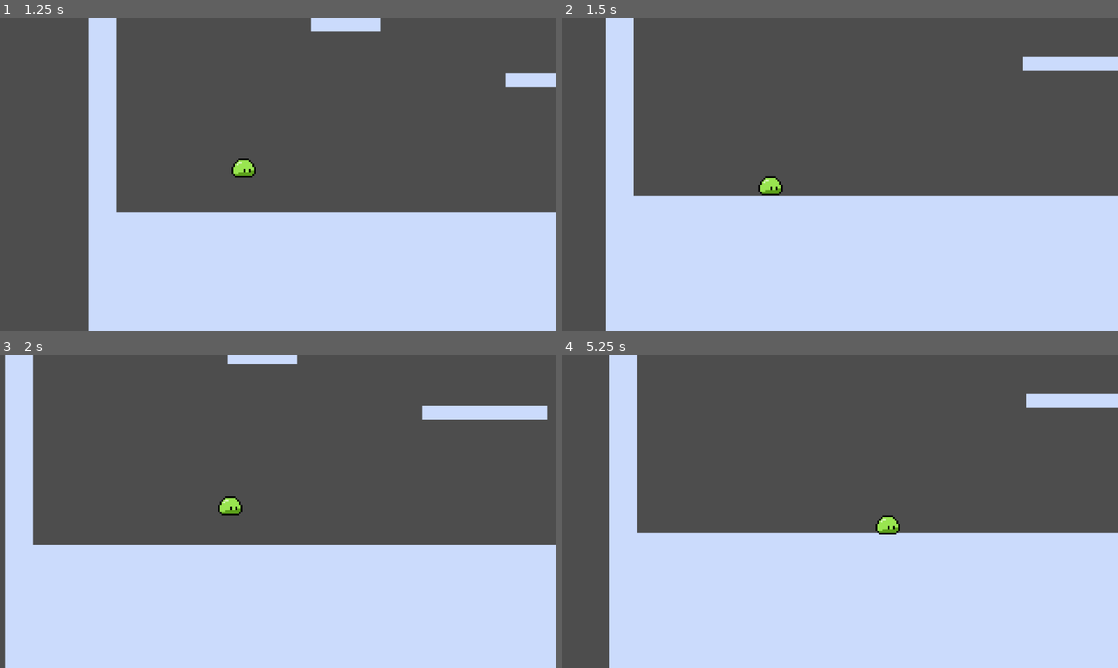
Above: before the commit, frames 1-4 (two rows, left to right).
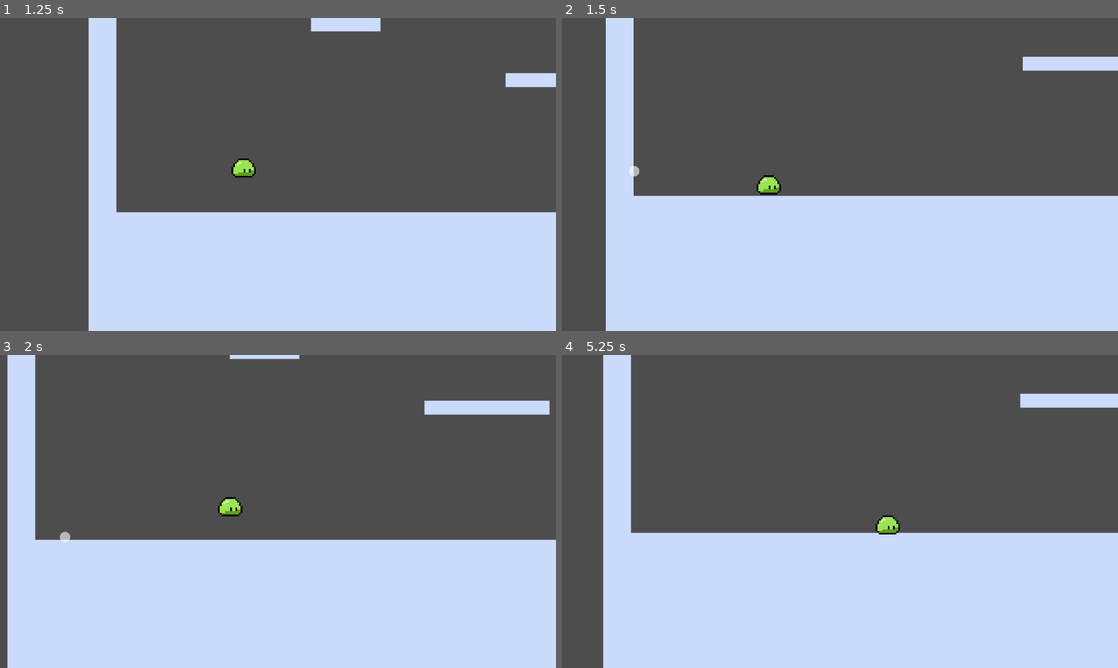
Above: after the commit, the same moments.

Repository: jordanguyent/slick_slime
Game: Godot game, scene res://scenes/levels/level_1.tscn
The game is run twice, just before and just after one commit, with the same random seed, the same clock (stepped at 60 frames per second) and the same inputs.
Inputs (mouse positions are in pixels of both pictures, inside the frame that each line leads up to):
- Up to frame 1 (1.25 s): move the mouse to (400, 158) at 0.52 s; hold D (player_right) from 0.53 s (still down); click (400, 158) at 0.6 s; tap Space (player_jump) at 0.77 s
- Up to frame 2 (1.5 s): keep holding D (player_right); move the mouse to (728, 190) at 1.27 s; click (728, 190) at 1.35 s
- Up to frame 3 (2 s): keep holding D (player_right); tap Space (player_jump) at 1.52 s
- Up to frame 4 (5.25 s): move the mouse to (895, 442) at 2.02 s; release D (player_right) at 2.03 s; hold A (player_left) 2.03-2.78 s; click (895, 442) at 2.1 s; move the mouse to (812, 574) at 2.77 s; hold D (player_right) 2.78-4.28 s; click (812, 574) at 2.85 s; tap Space (player_jump) at 3.02, 3.77, 4.52 s; move the mouse to (1006, 558) at 3.52 s; click (1006, 558) at 3.6 s; move the mouse to (673, 464) at 4.27 s; hold A (player_left) 4.28-5.03 s; click (673, 464) at 4.35 s; move the mouse to (867, 511) at 5.02 s; hold D (player_right) from 5.03 s (still down); click (867, 511) at 5.1 s

Frame 1 is identical in both runs. In frame 2, 0.2% of the frame differs, in the area x 12-40%, y 47-57%; in frame 3, 3.6%, in the area x 0-100%, y 0-100%; in frame 4, 1.8%.

Commit message:
Add grapple count and updated visuals

Diff:
--- a/entities/player/player.gd
+++ b/entities/player/player.gd
@@ -12,9 +12,10 @@
 @export var COYOTE_DURATION: float = 0.15 # Duration in seconds
 
 @export_group("Grapple Settings")
-@export var GRAPPLE_SPEED: float = 200.0
+@export var GRAPPLE_SPEED: float = 225.0
 @export var GRAPPLE_ACCEL: float = 2500.0
 @export var GRAPPLE_RANGE: float = 100.0
+@export var GRAPPLE_COUNT: int = 1
 @onready var grapple_cast: RayCast2D = $GrappleCast # Make sure to add this node!
 @onready var state_machine = $PlayerState
 
@@ -25,8 +26,12 @@
 var jump_buffer_timer: float = 0
 var coyote_timer: SceneTreeTimer = null
 
+var preview_point = null
+var active_grapple_point = null
+
 func _physics_process(delta: float) -> void:
 	_handle_jump_buffer(delta)
+	_update_grapple_preview()
 	_handle_grapple_input()
 
 
@@ -37,14 +42,39 @@
 	if Input.is_action_just_pressed("player_jump"):
 		jump_buffer_timer = JUMP_BUFFER_TIME
 
+func _update_grapple_preview() -> void:
+	var mouse_pos = get_local_mouse_position()
+	var dir_to_mouse = mouse_pos.normalized()
+
+	grapple_cast.target_position = dir_to_mouse * GRAPPLE_RANGE
+	grapple_cast.force_raycast_update()
+
+	if grapple_cast.is_colliding():
+		preview_point = grapple_cast.get_collision_point()
+	else:
+		preview_point = null
+
+	queue_redraw()
+
 func _handle_grapple_input() -> void:
-	if Input.is_action_just_pressed("player_grapple"):
-		var mouse_pos = get_local_mouse_position()
-		var dir_to_mouse = mouse_pos.normalized()
-
-		grapple_cast.target_position = dir_to_mouse * GRAPPLE_RANGE
-		grapple_cast.force_raycast_update()
-
+	if Input.is_action_just_pressed("player_grapple") and GRAPPLE_COUNT > 0:
 		if grapple_cast.is_colliding():
 			var point = grapple_cast.get_collision_point()
+			GRAPPLE_COUNT -= 1
 			state_machine.transition_to("GrappleState", {"point": point})
+
+func _draw() -> void:
+	# 1. Reset the coordinate system so we draw in "World Space"
+	# This detaches the drawing from the player's jittery movement
+	draw_set_transform(-global_position, 0, Vector2.ONE)
+
+	# 2. Draw the Preview (when aiming)
+	if preview_point != null and active_grapple_point == null:
+		draw_circle(preview_point, 3.0, Color(1, 1, 1, 0.6))
+
+	# 3. Draw the Active Grapple (when zipping)
+	if active_grapple_point != null:
+		# Use global_position for the player's end of the rope
+		# and active_grapple_point for the wall end
+		draw_line(global_position + Vector2(0, -5), active_grapple_point, Color(0.75, 1.0, 0, 1), 2.0)
+		draw_circle(active_grapple_point, 5.0, Color(0.75, 1.0, 0, 1))
--- a/entities/player/states/air_state.gd
+++ b/entities/player/states/air_state.gd
@@ -3,6 +3,14 @@
 func enter(msg := {}):
 	if msg.has("do_jump"):
 		player.velocity.y = player.max_jump_velocity
+		if abs(player.velocity.x) > player.SPEED:
+			var diff = abs(player.velocity.x) - player.SPEED
+			var new_speed = player.SPEED + diff/2
+			if sign(player.velocity.x) > 0:
+				player.velocity.x = new_speed
+			elif sign(player.velocity.x) < 0:
+				player.velocity.x = new_speed * -1
+
 
 func physics_update(delta: float):
 
--- a/entities/player/states/grapple_state.gd
+++ b/entities/player/states/grapple_state.gd
@@ -6,19 +6,11 @@
 func enter(msg := {}):
     if msg.has("point"):
         target_point = msg.point
-        # Make the rope visible
-        if player.has_node("Line2D"):
-            player.get_node("Line2D").visible = true
+        player.active_grapple_point = msg.point # Pushing the data to the player
     else:
         state_machine.transition_to("AirState")
 
 func physics_update(delta: float):
-    if player.has_node("Line2D"):
-        var line = player.get_node("Line2D")
-        line.visible = true
-        line.clear_points()
-        line.add_point(player.global_position)
-        line.add_point(target_point)
 
     # Movement Logic
     var direction = (target_point - player.global_position).normalized()
@@ -40,9 +32,6 @@
         state_machine.transition_to("AirState")
 
 func exit():
-    # Hide rope
-    if player.has_node("Line2D"):
-        player.get_node("Line2D").visible = false
-
+    player.active_grapple_point = null # Clear it when the grapple ends
     # Optional: Give a 10% speed boost upon release to reward the timing
     player.velocity *= 1.1
--- a/entities/player/states/idle_state.gd
+++ b/entities/player/states/idle_state.gd
@@ -2,6 +2,7 @@
 
 func enter(_msg := {}):
 	player.velocity.x = 0
+	player.GRAPPLE_COUNT = 1
 
 func physics_update(_delta: float):
 
--- a/entities/player/states/move_state.gd
+++ b/entities/player/states/move_state.gd
@@ -2,6 +2,7 @@
 
 func enter(_msg := {}) -> void:
 	player.coyote_timer = null
+	player.GRAPPLE_COUNT = 1
 
 func physics_update(delta: float):
 	var was_on_floor: bool = player.is_on_floor()
